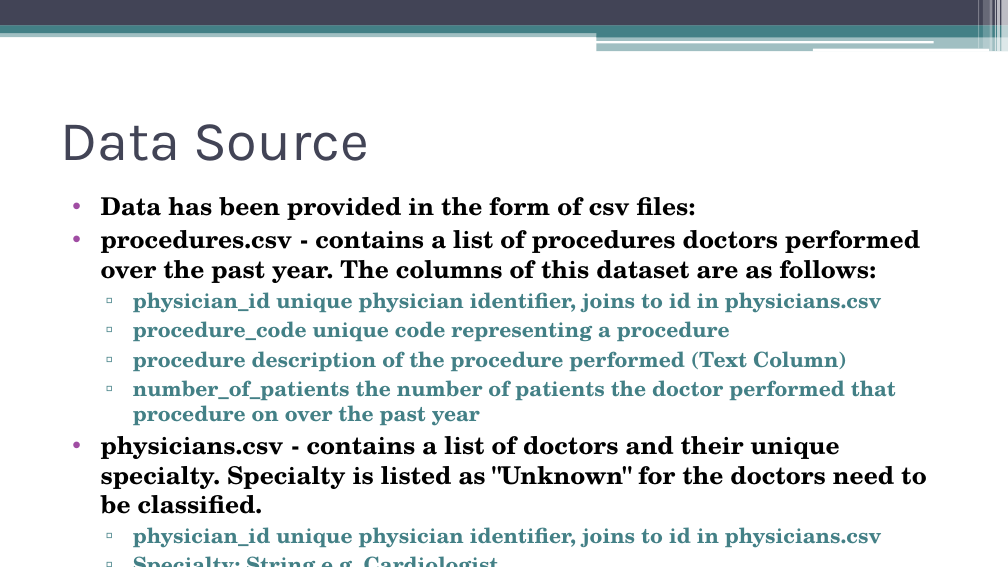
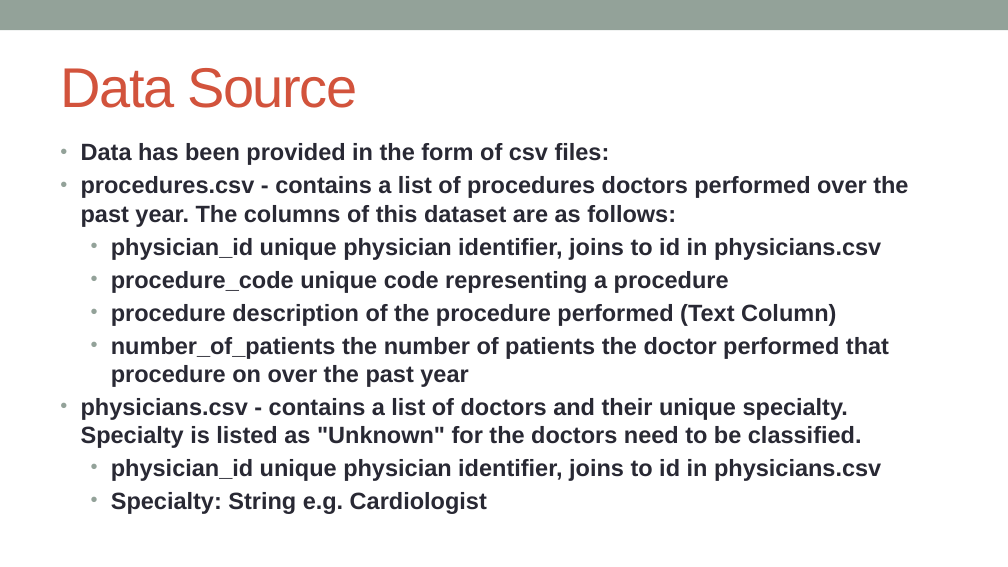
Before and after one commit to krishnatray/galvanize-dsi-capstone, a slide deck: slide 5 of presentation/DocReach.pptx. Drawn at 1008x567 pixels with LibreOffice and Linux fonts; fonts in the diff are those of the drawing. Boxes give left, top, right and bottom in pixels: in the first picture for what was removed or moved away, otherwise in the second. Text is boxed around its words. In the diff, an @@ line names an element or a change of style, - is before the commit and + after.

```diff
--- a/presentation/DocReach.pptx
+++ b/presentation/DocReach.pptx
@@ rectangle: place and size @@
-rectangle at bbox=[0, 0, 1008, 25]
+rectangle at bbox=[0, 0, 1008, 30]
@@ rectangle at bbox=[0, 0, 1008, 30]: fill #424456 to #93A299 @@
@@ rectangle removed at bbox=[0, 25, 1008, 33] @@
@@ rectangle removed at bbox=[978, 0, 979, 48] @@
@@ rectangle removed at bbox=[983, 0, 989, 48] @@
@@ rectangle removed at bbox=[990, 0, 993, 51] @@
@@ rectangle removed at bbox=[995, 0, 996, 51] @@
@@ rectangle removed at bbox=[997, 0, 1000, 51] @@
@@ rectangle removed at bbox=[1002, 0, 1008, 51] @@
@@ rectangle removed at bbox=[0, 30, 1008, 37] @@
@@ title "Data Source": place and size @@
-title "Data Source" at bbox=[60, 124, 369, 161]
+title "Data Source" at bbox=[60, 68, 357, 108]
@@ title "Data Source" at bbox=[60, 68, 357, 108]: font Karla to Arial, text colour #424456 to #D2533C, letter spacing 0 to -1 pt @@
@@ rounded rectangle removed at bbox=[596, 41, 933, 43] @@
@@ rectangle removed at bbox=[597, 30, 1008, 37] @@
@@ rectangle removed at bbox=[597, 36, 1008, 51] @@
@@ rounded rectangle removed at bbox=[812, 48, 989, 51] @@
@@ text "Data has been provided in ...": place and size @@
-text "Data has been provided in ..." at bbox=[101, 197, 927, 548]
+text "Data has been provided in ..." at bbox=[81, 143, 908, 514]
@@ text "Data has been provided in ..." at bbox=[81, 143, 908, 514]: size 17.5 to 16.8 pt, text colour #000000 to #292934 in "Data has been provided in the form ...", "procedures.csv - contains a list of procedures ...", "physicians.csv - contains a list of doctors ..."; font TeX Gyre Schola to Arial; size 15 to 16.8 pt, text colour #438086 to #292934 in "physician_id unique physician identifier, joins to id ...", "procedure_code unique code representing a procedure", "procedure description of the procedure performed (Text ...", "number_of_patients the number of patients the doctor ..." and 2 more places; indent changed; bullet colour #A04DA3 to #93A299; bullet ▫ to •; bullet colour #438086 to #93A299 @@
```
Also in this commit, not shown: 11 other slides changed, 1 slide added, 43 other files.
